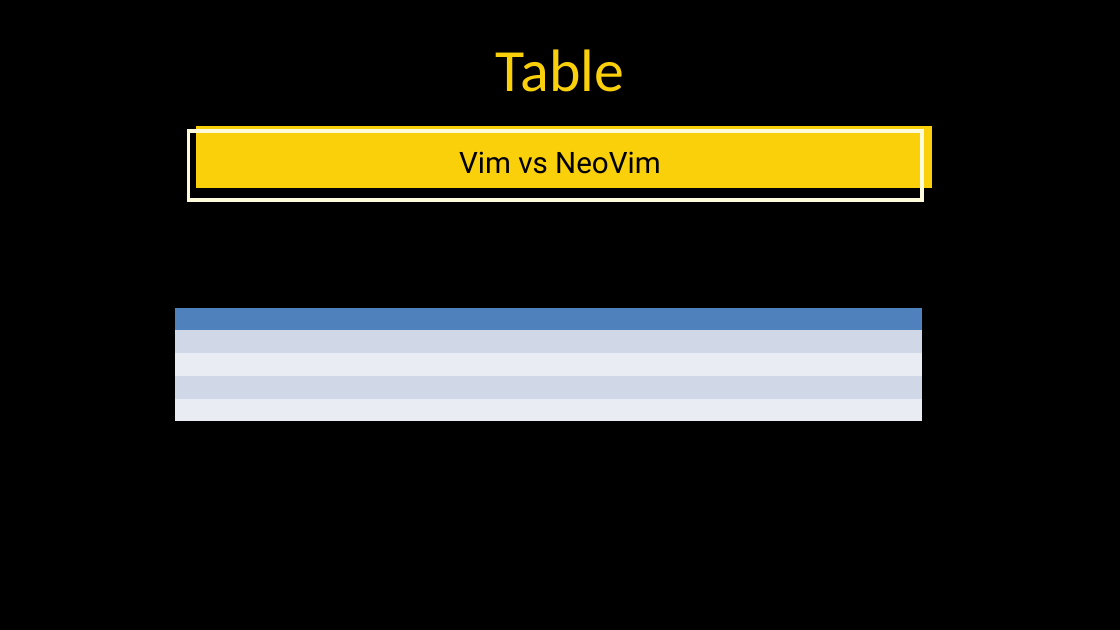
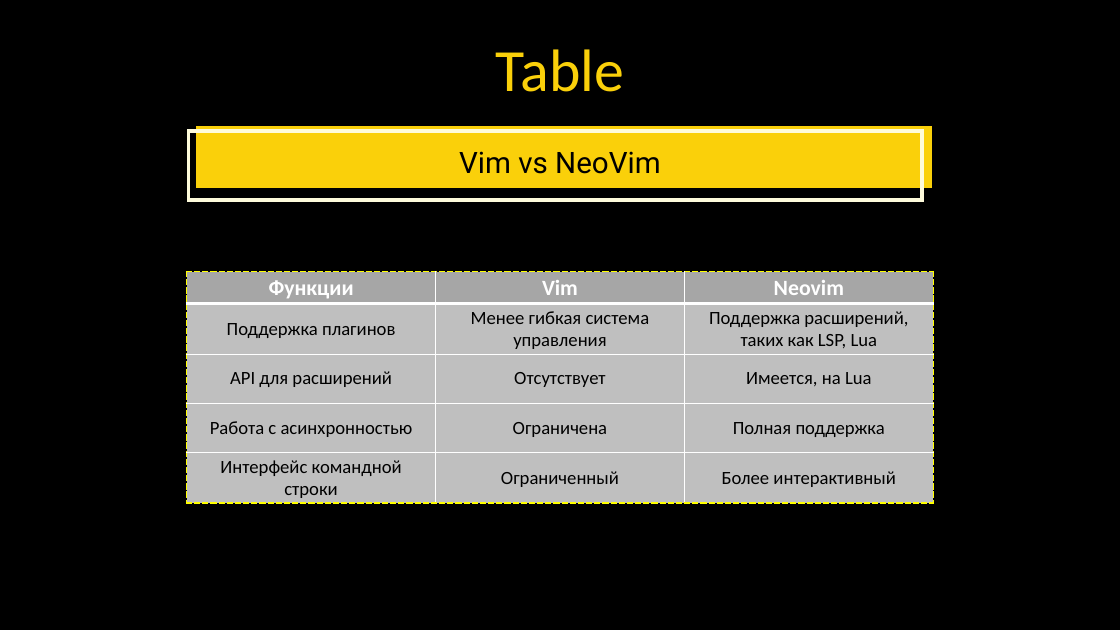
Before and after one commit to NotKiroma/Praktika, a slide deck: slide 8 of Praktika IKT/Day 8.pptx (slide 7 before the commit). Drawn at 1120x630 pixels with LibreOffice and Linux fonts; fonts in the diff are those of the drawing. Boxes give left, top, right and bottom in pixels: in the first picture for what was removed or moved away, otherwise in the second. Text is boxed around its words. In the diff, an @@ line names an element or a change of style, - is before the commit and + after.

```diff
--- a/Praktika IKT/Day 8.pptx
+++ b/Praktika IKT/Day 8.pptx
@@ table added at (186,272,932,503), 5 rows, 3 columns @@
+Функции | Vim | Neovim
+Поддержка плагинов | Менее гибкая система управления | Поддержка расширений, таких как LSP, Lua
+API для расширений | Отсутствует | Имеется, на Lua
+Работа с асинхронностью | Ограничена | Полная поддержка
+Интерфейс командной строки | Ограниченный | Более интерактивный
@@ table removed at (175,307,921,421), 5 rows, 4 columns @@
- |  |  | 
- |  |  | 
- |  |  | 
- |  |  | 
- |  |  | 
```
Also in this commit, not shown: 1 other slide changed, 2 slides added, 3 slides removed, 2 other files.
